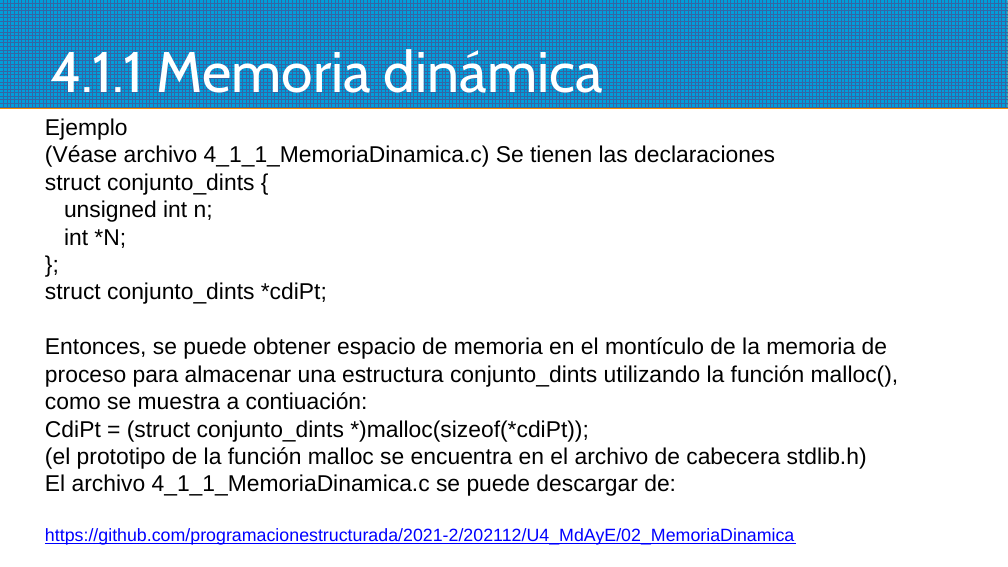
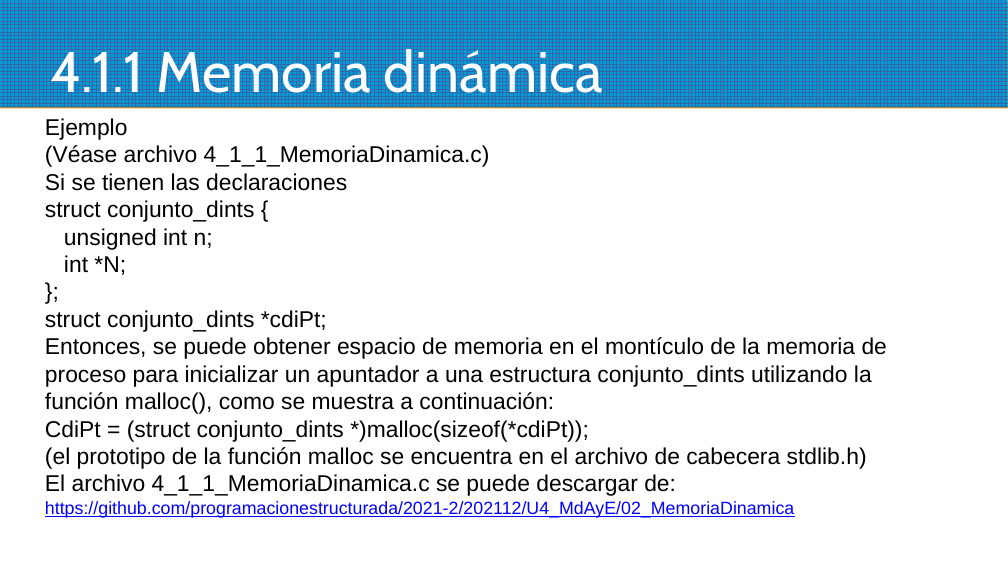
Before and after one commit to programacionestructurada/2021-2, a slide deck: slide 5 of U4_Manejo_de_Apuntadores_y_Estructuras/U4_Manejo_de_Apuntadores_y _Estructuras__4_1_Apuntadores_y_variables.pptx. Drawn at 1008x567 pixels with LibreOffice and Linux fonts; fonts in the diff are those of the drawing; background and template pictures are left out. Boxes give left, top, right and bottom in pixels: in the first picture for what was removed or moved away, otherwise in the second. Text is boxed around its words. In the diff, an @@ line names an element or a change of style, - is before the commit and + after.

```diff
--- a/U4_Manejo_de_Apuntadores_y_Estructuras/U4_Manejo_de_Apuntadores_y _Estructuras__4_1_Apuntadores_y_variables.pptx
+++ b/U4_Manejo_de_Apuntadores_y_Estructuras/U4_Manejo_de_Apuntadores_y _Estructuras__4_1_Apuntadores_y_variables.pptx
@@ text at bbox=[45, 145, 490, 191]: text changed @@
-(Véase archivo 4_1_1_MemoriaDinamica.c) Se tienen las declaraciones
+(Véase archivo 4_1_1_MemoriaDinamica.c)
+Si se tienen las declaraciones
@@ text at bbox=[45, 337, 887, 414]: text changed @@
-Entonces, se puede obtener espacio de memoria en el montículo de la memoria de proceso para almacenar una estructura conjunto_dints utilizando la función malloc(), como se muestra a contiuación:
+Entonces, se puede obtener espacio de memoria en el montículo de la memoria de proceso para inicializar un apuntador a una estructura conjunto_dints utilizando la función malloc(), como se muestra a continuación:
```
Also in this commit, not shown: 5 other slides changed, 12 slides added, 1 slide removed, 16 other files.
